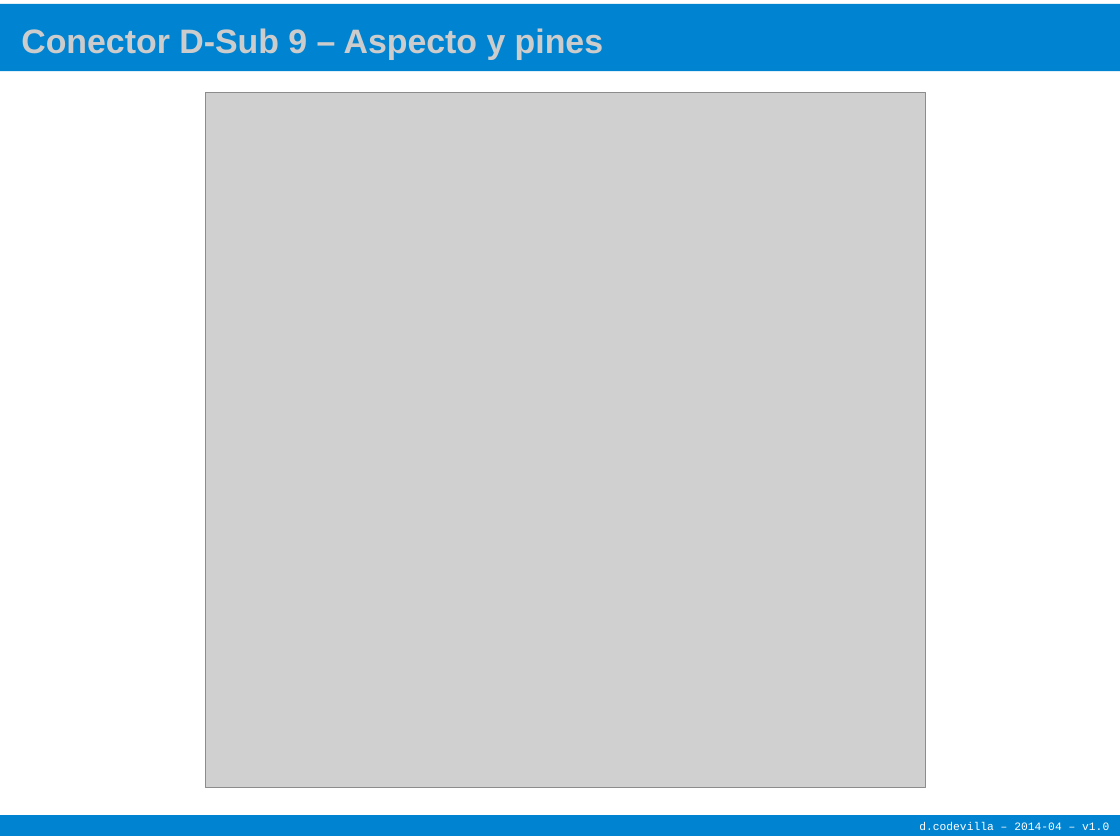
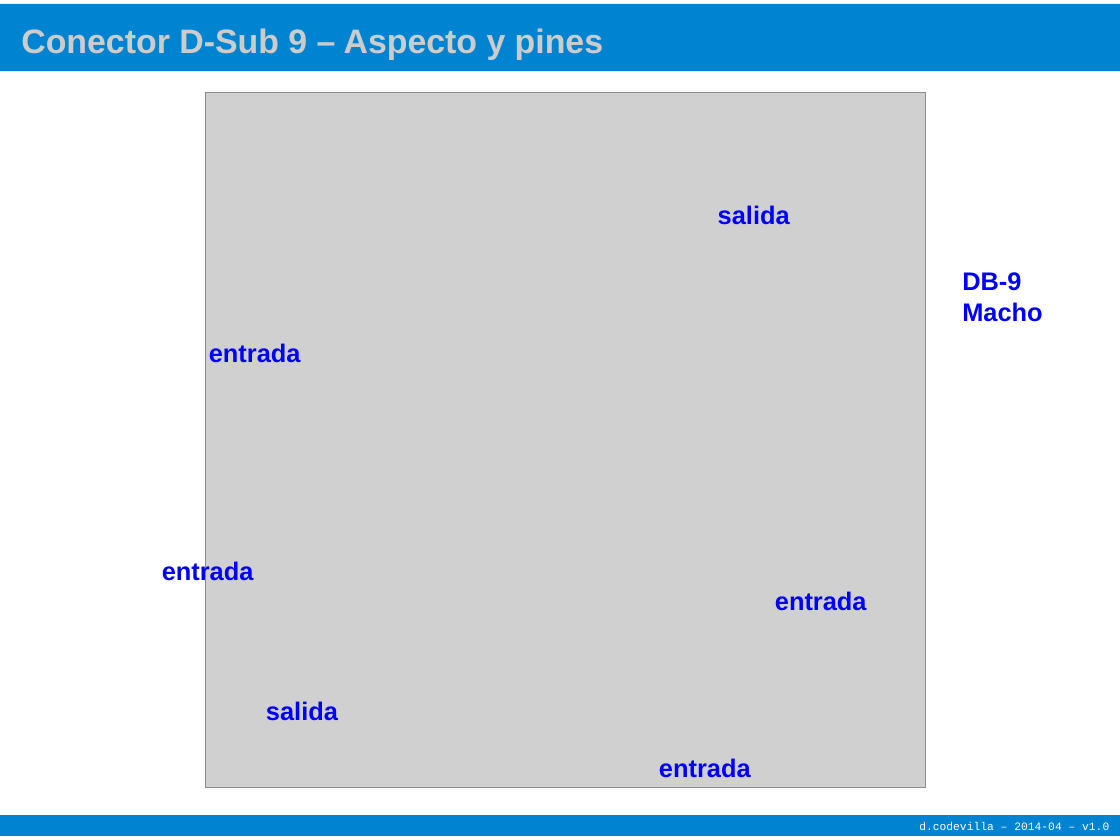
Before and after one commit to diegocode/serie, a slide deck: slide 2 of referencia/port_serie.odp. Drawn at 1120x840 pixels with LibreOffice and Linux fonts; fonts in the diff are those of the drawing; grey boxes stand for pictures. Boxes give left, top, right and bottom in pixels: in the first picture for what was removed or moved away, otherwise in the second. Text is boxed around its words. In the diff, an @@ line names an element or a change of style, - is before the commit and + after.

```diff
--- a/referencia/port_serie.odp
+++ b/referencia/port_serie.odp
@@ text added at bbox=[718, 205, 790, 225], 18 pt, text #0000FF, bold @@
+salida
@@ text added at bbox=[962, 272, 1042, 322], 18 pt, text #0000FF, bold @@
+DB-9
+Macho
@@ text added at bbox=[209, 343, 301, 363], 18 pt, text #0000FF, bold @@
+entrada
@@ text added at bbox=[162, 560, 254, 586], 18 pt, text #0000FF, bold @@
+entrada
@@ text added at bbox=[775, 591, 867, 611], 18 pt, text #0000FF, bold @@
+entrada
@@ text added at bbox=[266, 701, 338, 721], 18 pt, text #0000FF, bold @@
+salida
@@ text added at bbox=[659, 758, 751, 778], 18 pt, text #0000FF, bold @@
+entrada
```
Also in this commit, not shown: 4 other slides changed, 5 slides added, 27 other files.
